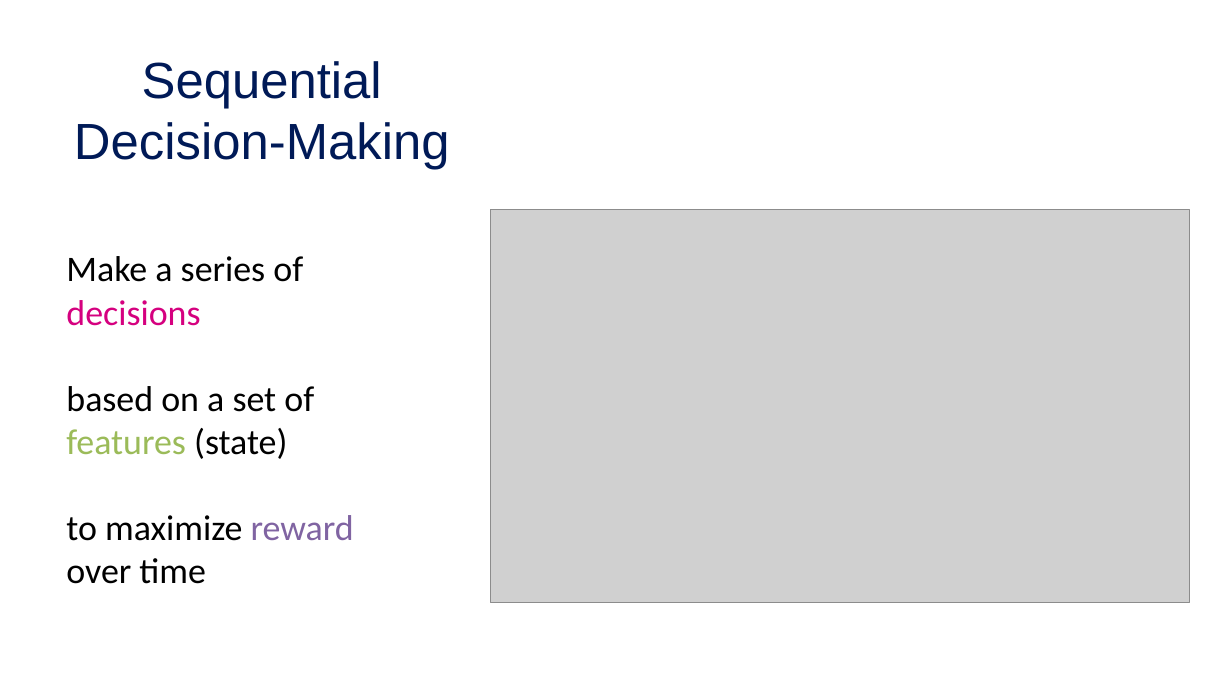
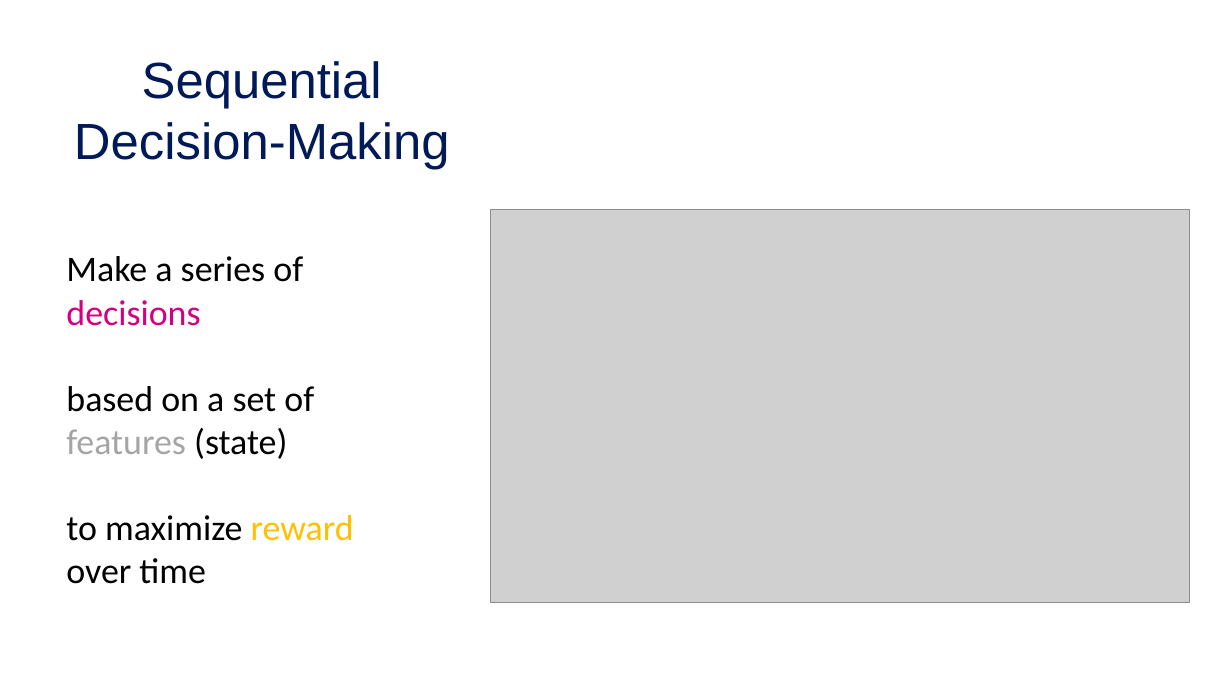
Before and after one commit to mengelhard/mmci_applied_ds, a slide deck: slide 39 of lectures/ll14.pptx. Drawn at 1232x693 pixels with LibreOffice and Linux fonts; fonts in the diff are those of the drawing; grey boxes stand for pictures; background and template pictures are left out. Boxes give left, top, right and bottom in pixels: in the first picture for what was removed or moved away, otherwise in the second. Text is boxed around its words. In the diff, an @@ line names an element or a change of style, - is before the commit and + after.

```diff
--- a/lectures/ll14.pptx
+++ b/lectures/ll14.pptx
@@ text at (x1=66, y1=386, x2=354, y2=584): text colour #9BBB59 to #A5A5A5 in "features"; text colour #8064A2 to #FFC000 in "reward" @@
```
Also in this commit, not shown: 40 other slides changed, 4 other files.
